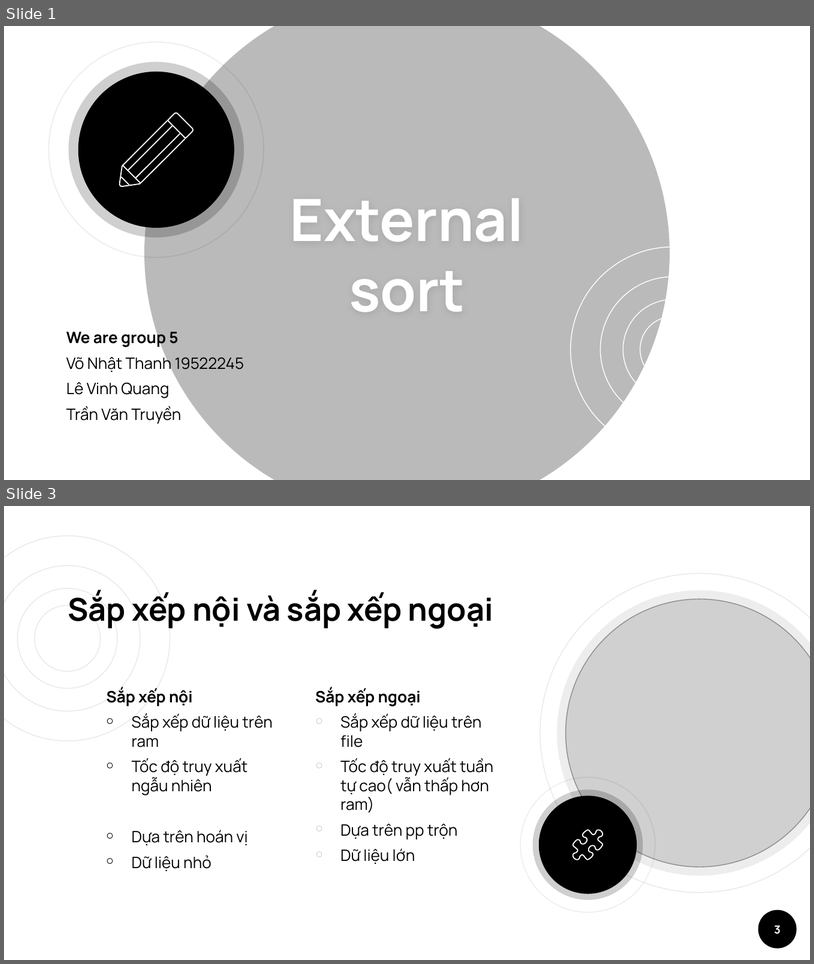
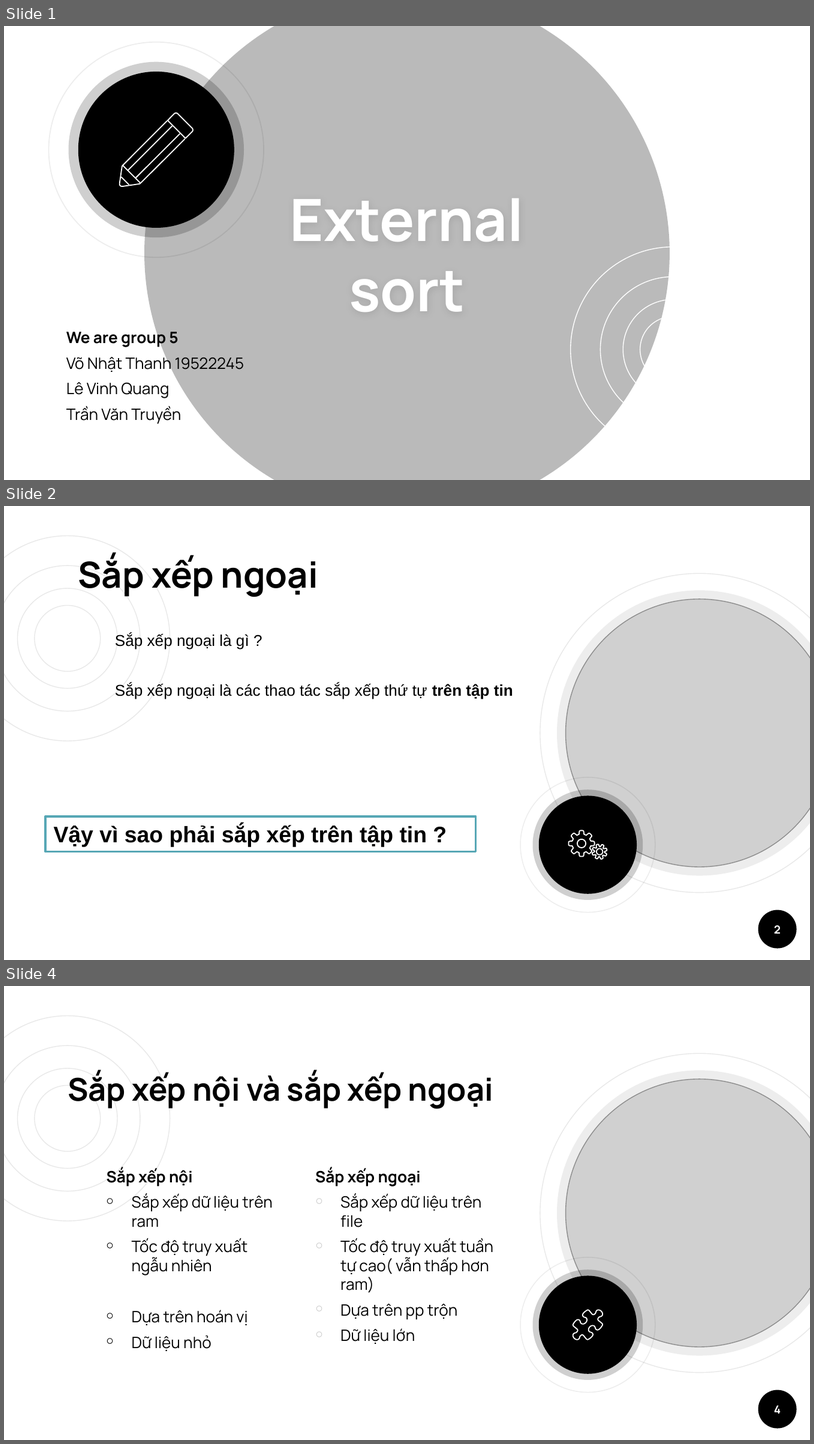
Before and after one commit to Nhatthanh1/CS523_N05, a slide deck: ExternalSort/ESshow.pptx. Shown one above the other, each under a label of ours: slides 1 and 3 before the commit, slides 1, 2 and 4 after it; the slides between them are not shown. The pictures are 814x964 and 814x1444 pixels, drawn with LibreOffice and Linux fonts; fonts in the diff are those of the drawing; grey boxes stand for pictures; background and template pictures are left out. Boxes give left, top, right and bottom in pixels: in the first picture for what was removed or moved away, otherwise in the second. Text is boxed around its words. In the diff, an @@ line names an element or a change of style, - is before the commit and + after.

```diff
--- a/ExternalSort/ESshow.pptx
+++ b/ExternalSort/ESshow.pptx
@@ slide 2 added at (x1=4, y1=506, x2=810, y2=960), background #FFFFFF; not listed: 7 template elements that a slide beside it also shows @@
@@ title added at (x1=78, y1=555, x2=318, y2=597), 32 pt, text #000000, bold @@
+Sắp xếp ngoại
@@ picture added at (x1=566, y1=599, x2=810, y2=867) @@
@@ text added at (x1=115, y1=633, x2=249, y2=649), 14 pt, text #000000 @@
+Sắp xếp ngoại là gì ?
@@ text added at (x1=115, y1=683, x2=513, y2=699), 14 pt, text #000000 @@
+Sắp xếp ngoại là các thao tác sắp xếp thứ tự trên tập tin
@@ donut added at (x1=520, y1=777, x2=656, y2=912), fill #000000 at 7% opacity @@
@@ ellipse added at (x1=533, y1=789, x2=644, y2=900), fill #000000 at 19% opacity @@
@@ ellipse added at (x1=539, y1=795, x2=638, y2=894), fill #000000 @@
@@ rectangle added at (x1=46, y1=816, x2=477, y2=852), fill #FFFFFF, outline #57A7B5 2 pt, 20 pt, text #000000, bold @@
+Vậy vì sao phải sắp xếp trên tập tin ?
@@ freeform shape added at (x1=569, y1=830, x2=595, y2=856), outline #FFFFFF 0.96 pt @@
@@ freeform shape added at (x1=593, y1=844, x2=607, y2=858), outline #FFFFFF 0.96 pt @@
@@ page number added at (x1=774, y1=925, x2=781, y2=933), 10 pt, text #FFFFFF, bold @@
+2
@@ what was slide 3 is now slide 4 @@
@@ page number at (x1=774, y1=1405, x2=781, y2=1413): text changed @@
-3
+4
```
Also in this commit, not shown: 7 slides changed, 10 other slides added, 1 slide removed.
